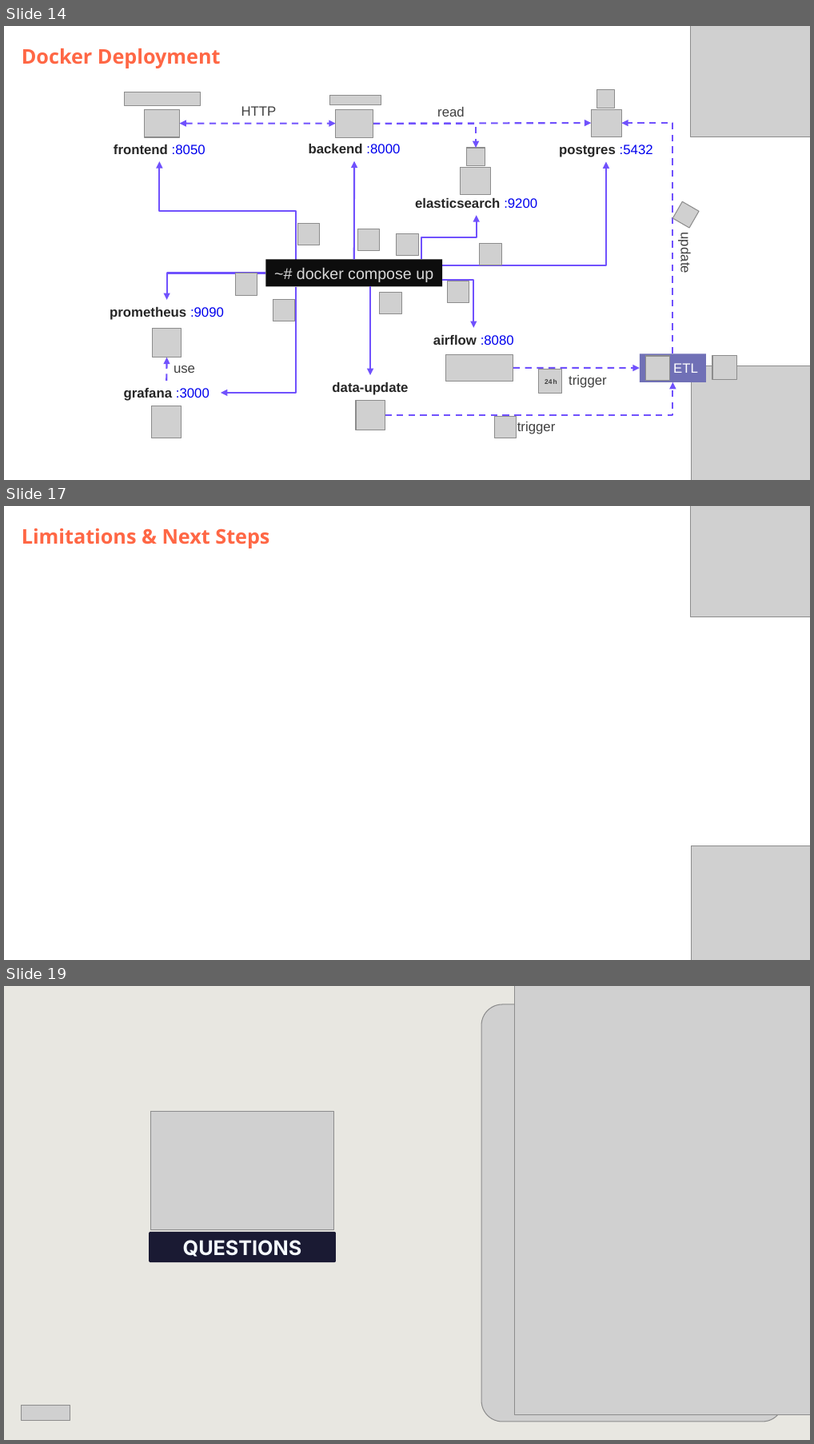
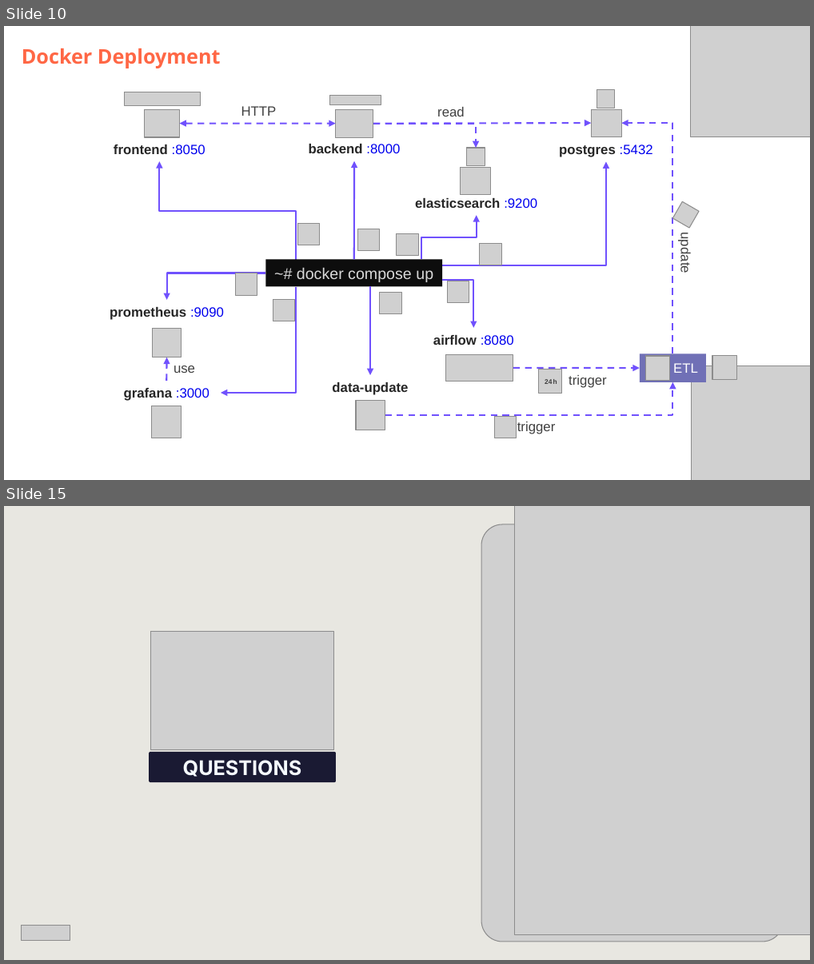
Before and after one commit to DataScientest-Studio/jun26bde-job-market, a slide deck: docs/defence/Defence.pptx. Shown one above the other, each under a label of ours: slides 14, 17 and 19 before the commit, slides 10 and 15 after it; the slides between them are not shown. The pictures are 814x1444 and 814x964 pixels, drawn with LibreOffice and Linux fonts; fonts in the diff are those of the drawing; grey boxes stand for pictures; background and template pictures are left out. Boxes give left, top, right and bottom in pixels: in the first picture for what was removed or moved away, otherwise in the second. Text is boxed around its words. In the diff, an @@ line names an element or a change of style, - is before the commit and + after.

```diff
--- a/docs/defence/Defence.pptx
+++ b/docs/defence/Defence.pptx
@@ slide 17 removed at [4,506,810,960], background #FFFFFF @@
@@ subtitle removed at [22,528,270,548] @@
-Limitations & Next Steps
@@ picture removed at [691,506,810,617] @@
@@ picture removed at [691,845,810,960] @@
@@ what was slide 14 is now slide 10 @@
@@ what was slide 19 is now slide 15 @@
```
Also in this commit, not shown: 9 slides changed, 2 slides added, 5 other slides removed, 7 other files.
